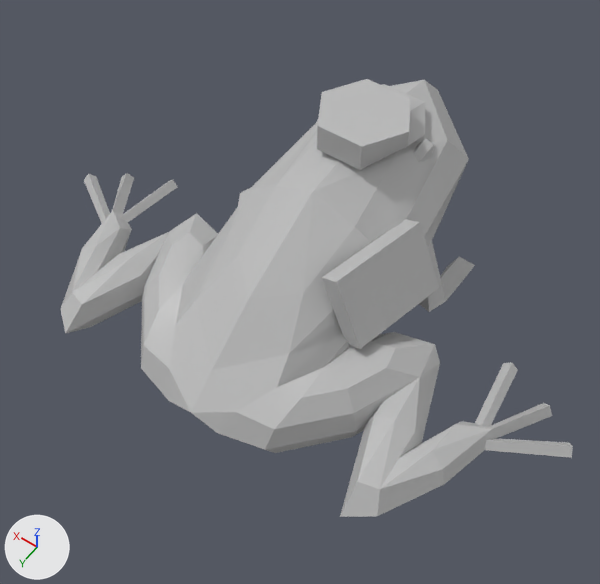
Before and after pictures for a commit that changed the FBX model PostalFrog all files and docs/Maya Models/PF_PostalFrog.fbx.
The view is the same before and after, from a 50 mm lens placed at (-0.0284, 0.0431, 0.0633), pointed at (-0.0019, 0.006, 0.0051). The axes (+X, +Y, +Z) are drawn at lower left. The lights are the same throughout. Where no turn or scale is listed for an object, it has been applied to the vertices.

Names of what the first picture shows: 'LegBackToeInner1', 'PostBag', 'PostHat'.
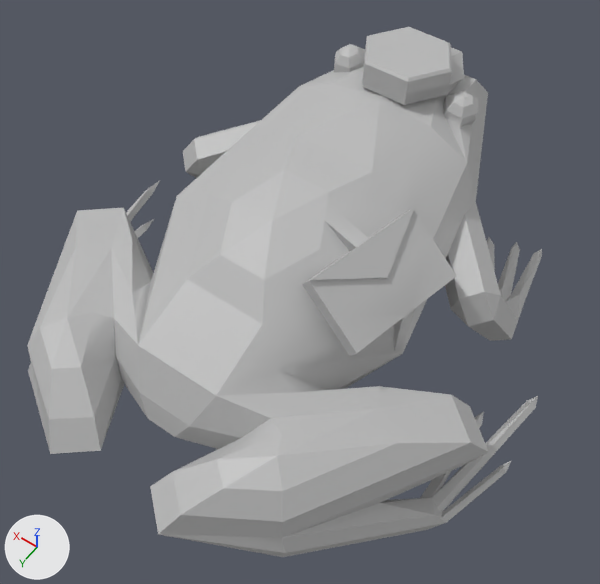
Changed parts and their boxes [x1, y1, x2, y2] in the pictures (600 x 584 px):
'pSphere25', added
    after: [27, 44, 542, 557]
    faces in mat_lambert3 (grey #bcbcbc): [27, 67, 542, 557]
    faces in mat_lambert1 (grey #bcbcbc): [187, 44, 478, 324]
    faces in mat_lambert2 (grey #bcbcbc): [302, 207, 457, 356]
'LegBackToeInner1', deleted
    before: [61, 80, 573, 517]
'PostHat', moved, turned, rescaled
    before: [317, 79, 425, 170]
    after: [362, 27, 464, 105]
'PostBag', deleted
    before: [322, 219, 439, 349]

Diff of the bpy script that builds the scene:
```diff
--- a/PostalFrog all files and docs/Maya Models/PF_PostalFrog.fbx.py
+++ b/PostalFrog all files and docs/Maya Models/PF_PostalFrog.fbx.py
@@ mat_lambert3 @@
+mat_lambert3 = principled_material('lambert3')
+mat_lambert3.base_color = (0.5, 0.5, 0.5)  # grey #bcbcbc
@@ mat_lambert2 @@
+mat_lambert2 = principled_material('lambert2')
+mat_lambert2.base_color = (0.5, 0.5, 0.5)  # grey #bcbcbc
@@ me_mesh_001_1 @@
+me_mesh_001_1.from_pydata(...)  # 388 vertices, 585 faces; spans x -0.0244..0.0244, y -0.0254..0.0254, z -0.0098..0.0098
+# faces by material slot: [467, 36, 82]
+me_mesh_001_1.materials.append(mat_lambert3)  # grey #bcbcbc
+me_mesh_001_1.materials.append(mat_lambert2)  # grey #bcbcbc
+me_mesh_001_1.materials.append(mat_lambert1)  # grey #bcbcbc
@@ ob_posthat @@
 ob_posthat = bpy.data.objects.new('PostHat', me_mesh_001)
-ob_posthat.location = (0.0, -0.00627, 0.01256)
-ob_posthat.rotation_euler = (1.571, 0.0, 0.0)  # degrees (90, 0, 0)
-ob_posthat.scale = (0.00449, 0.00198, 0.00449)
+ob_posthat.location = (0.00002, -0.01306, 0.01463)
+ob_posthat.rotation_euler = (1.648, 0.0, 0.0)  # degrees (94, 0, 0)
+ob_posthat.scale = (0.0044, 0.00194, 0.0044)
@@ ob_legbacktoeinner1 @@
-ob_legbacktoeinner1 = bpy.data.objects.new('LegBackToeInner1', me_mesh_002)
-ob_legbacktoeinner1.location = (0.0, -0.00073, 0.00497)
@@ ob_postbag @@
-ob_postbag = bpy.data.objects.new('PostBag', me_mesh)
-ob_postbag.location = (-0.00465, 0.00673, 0.00979)
@@ ob_psphere25 @@
+ob_psphere25 = bpy.data.objects.new('pSphere25', me_mesh_001_1)
+ob_psphere25.location = (0.00014, 0.00412, 0.00624)
```
